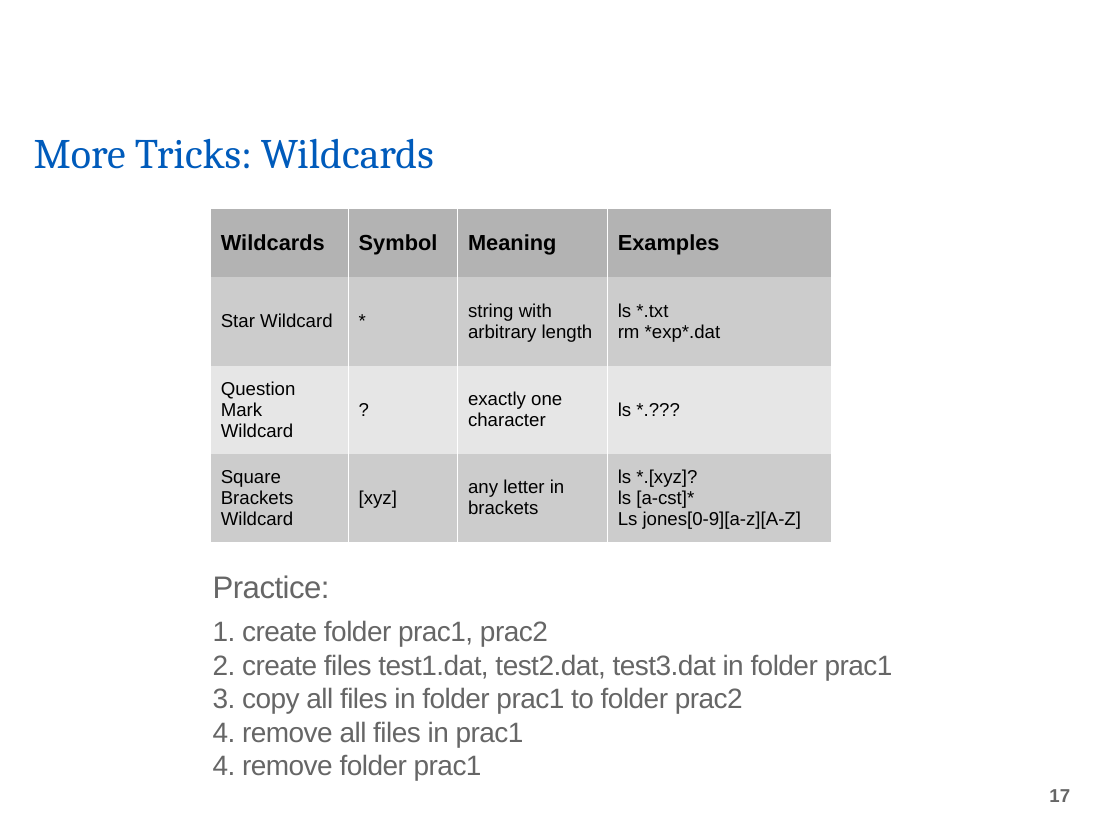
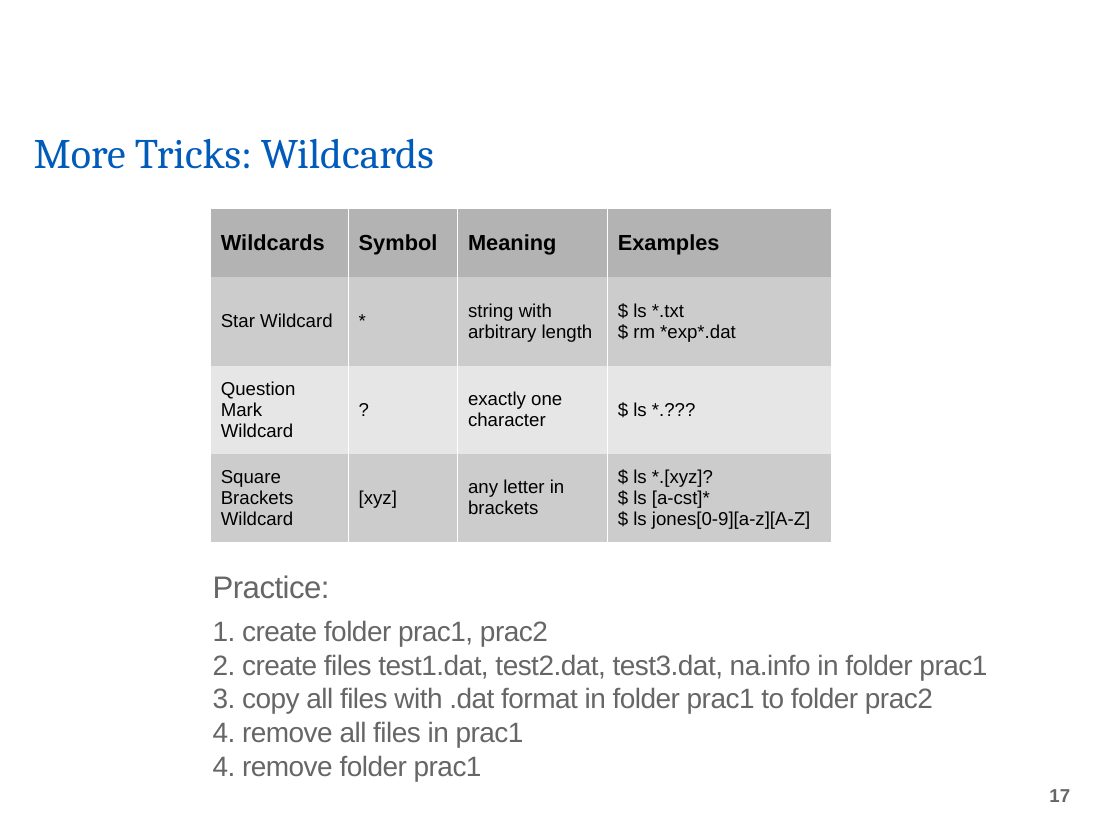
Before and after one commit to tidues/Intro-to-Linux-Server, a slide deck: slide 17 of IntroToLinuxServer.odp. Drawn at 1120x840 pixels with LibreOffice and Linux fonts; fonts in the diff are those of the drawing; background and template pictures are left out. Boxes give left, top, right and bottom in pixels: in the first picture for what was removed or moved away, otherwise in the second. Text is boxed around its words. In the diff, an @@ line names an element or a change of style, - is before the commit and + after.

```diff
--- a/IntroToLinuxServer.odp
+++ b/IntroToLinuxServer.odp
@@ table at box(209, 208, 832, 542) @@
-row 2, column 4: ls *.txt / rm *exp*.dat
+row 2, column 4: $ ls *.txt / $ rm *exp*.dat
-row 3, column 4: ls *.???
+row 3, column 4: $ ls *.???
-row 4, column 4: ls *.[xyz]? / ls [a-cst]* / Ls jones[0-9][a-z][A-Z]
+row 4, column 4: $ ls *.[xyz]? / $ ls [a-cst]* / $ ls jones[0-9][a-z][A-Z]
@@ text at box(213, 654, 987, 713): text changed @@
-2. create files test1.dat, test2.dat, test3.dat in folder prac1
-3. copy all files in folder prac1 to folder prac2
+2. create files test1.dat, test2.dat, test3.dat, na.info in folder prac1
+3. copy all files with .dat format in folder prac1 to folder prac2
```
Also in this commit, not shown: 13 other slides changed, 27 other files.
